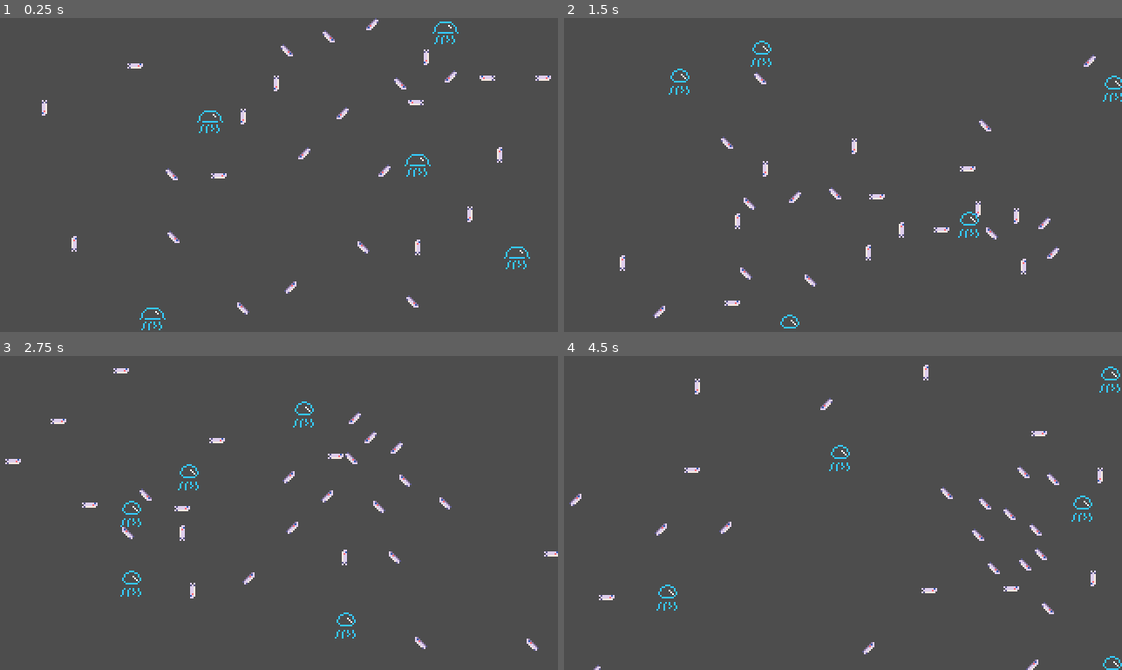
Above: before the commit, frames 1-4 (two rows, left to right).
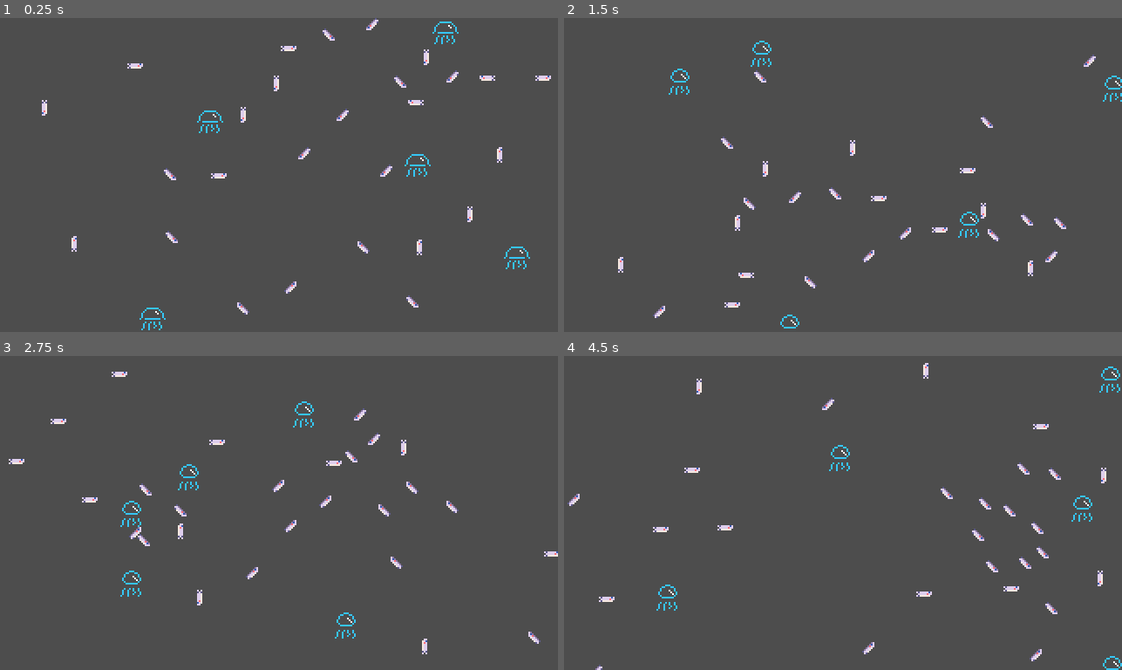
Above: after the commit, the same moments.

Repository: wickworks/jellyfishquarium
Game: Godot game, scene res://main.tscn
Two runs of this game, one before a commit and one after it. Both use one fixed random seed, a clock stepped at 60 frames per second and the inputs below.
Inputs (mouse positions are in pixels of both pictures, inside the frame that each line leads up to):
- Up to frame 1 (0.25 s): no input
- Up to frame 2 (1.5 s): tap Enter (ui_accept) at 0.5, 0.77 s; move the mouse to (965, 159) at 0.52 s; move the mouse to (731, 190) at 1.27 s
- Up to frame 3 (2.75 s): tap Enter (ui_accept) at 1.52 s; move the mouse to (334, 443) at 2.02 s
- Up to frame 4 (4.5 s): move the mouse to (815, 575) at 2.77 s; tap Enter (ui_accept) at 3.02, 3.77 s; move the mouse to (1010, 560) at 3.52 s; move the mouse to (675, 465) at 4.27 s

The runs differ from the first frame. In frame 1, 0.4% of the frame differs, in the area x 29-83%, y 3-76%; in frame 2, 1.1%; in frame 3, 1.7%, in the area x 0-97%, y 3-95%; in frame 4, 1.2%.

Commit message:
fish lifespan

Diff:
--- a/entity/fish.gd
+++ b/entity/fish.gd
@@ -15,22 +15,22 @@
 const SEPARATION_FORCE:float = 2#1.2
 
 const MOUSE_PERCEPTION_RADIUS:float = 100
-const MOUSE_FORCE:float = .002
+const MOUSE_FORCE:float = .0018
 
 var direction:float = randf_range(0, TAU)
 @onready var velocity:Vector2 = Util.vector_from_angle(SPEED_MAX, direction)
 
-#const MAX_LIFESPAN:float = 20
+const MAX_LIFESPAN:float = 40
 
-#var lifespan_tween:Tween
+var lifespan_tween:Tween
 var eat_tweens:Array[Tween] = []
 
 func _exit_tree() -> void:
 	for tween:Tween in eat_tweens: tween.kill()
 
-#func _ready() -> void:
-	#lifespan_tween = create_tween()
-	#lifespan_tween.tween_callback(peacefully_die_of_old_age).set_delay(MAX_LIFESPAN * randf_range(.8,1.0))
+func _ready() -> void:
+	lifespan_tween = create_tween()
+	lifespan_tween.tween_callback(peacefully_die_of_old_age).set_delay(MAX_LIFESPAN * randf_range(.8,1.0))
 
 func _process(delta: float) -> void:
 	Util.wrap_screen(self)
